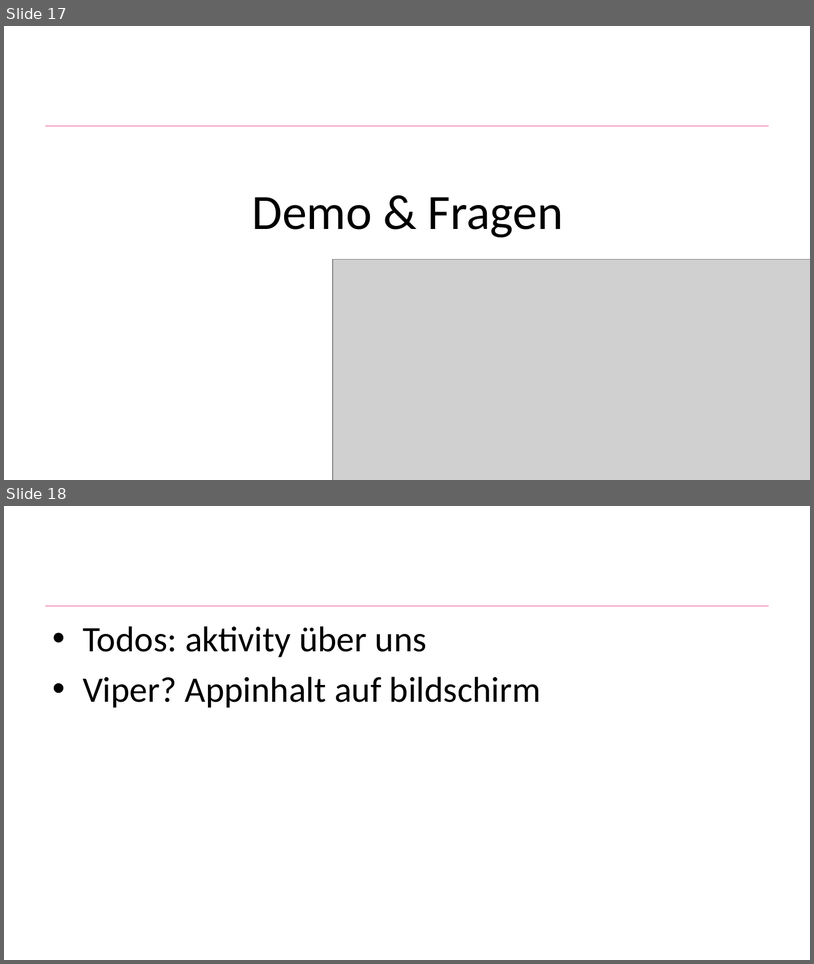
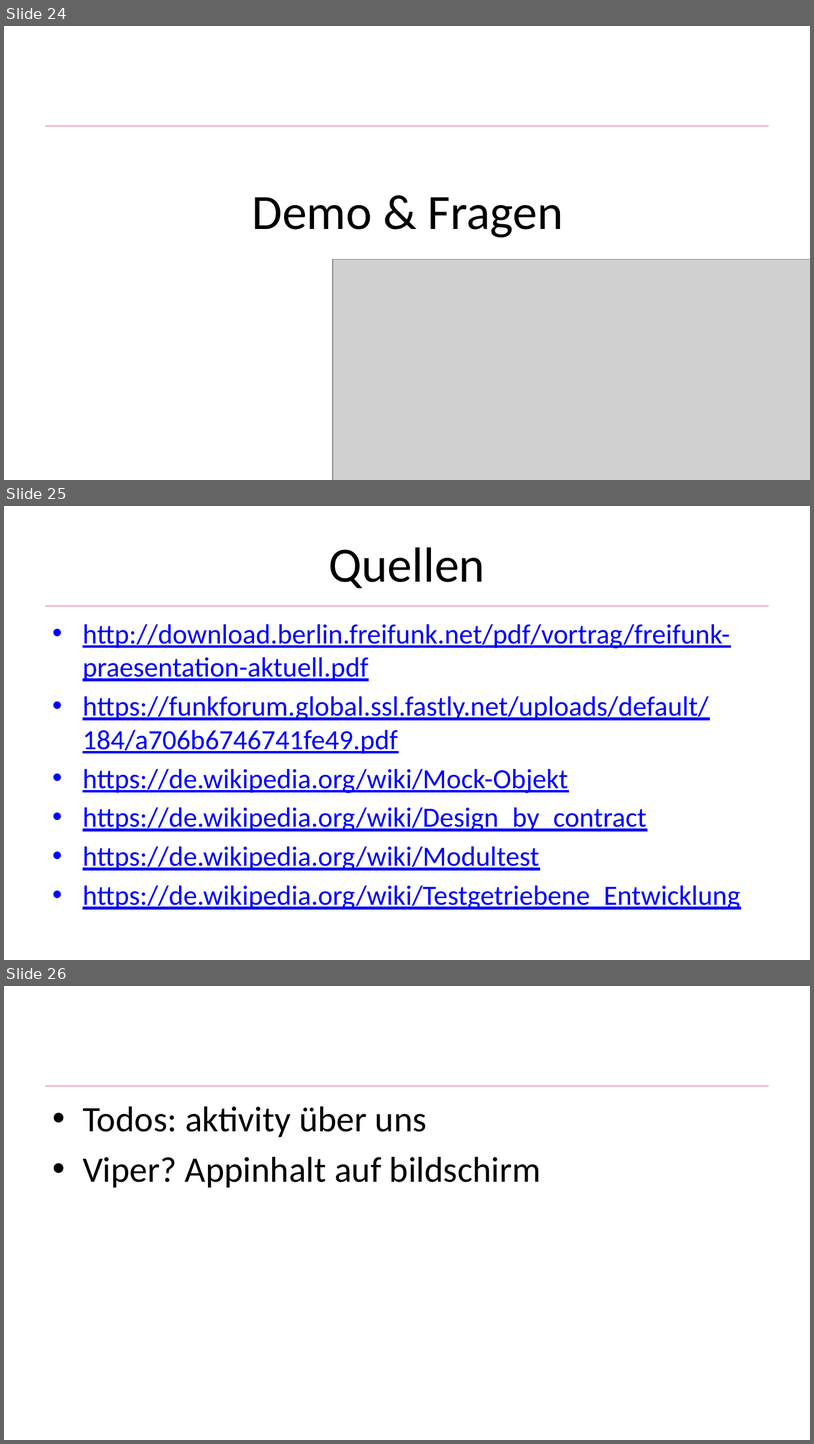
Before and after one commit to He1md4ll/MobileMeshViewer, a slide deck: docs/mobile_meshviewer_praezi.pptx. Shown one above the other, each under a label of ours: slides 17 and 18 before the commit, slides 24, 25 and 26 after it. The pictures are 814x964 and 814x1444 pixels, drawn with LibreOffice and Linux fonts; fonts in the diff are those of the drawing; grey boxes stand for pictures; background and template pictures are left out. Boxes give left, top, right and bottom in pixels: in the first picture for what was removed or moved away, otherwise in the second. Text is boxed around its words. In the diff, an @@ line names an element or a change of style, - is before the commit and + after.

Commit message:
added some content to presentation (freifunk basics, motivation, basics testing)

```diff
--- a/docs/mobile_meshviewer_praezi.pptx
+++ b/docs/mobile_meshviewer_praezi.pptx
@@ slide 25 added at [4,506,810,960], background #FFFFFF; not listed: 1 template element that a slide beside it also shows @@
@@ title added at [329,547,485,588], 44 pt, text #000000 @@
+Quellen
@@ text added at [83,624,740,909], 24.8 pt, text #0000FF, underline @@
+• http://download.berlin.freifunk.net/pdf/vortrag/freifunk-praesentation-aktuell.pdf
+• https://funkforum.global.ssl.fastly.net/uploads/default/184/a706b6746741fe49.pdf
+• https://de.wikipedia.org/wiki/Mock-Objekt
+• https://de.wikipedia.org/wiki/Design_by_contract
+• https://de.wikipedia.org/wiki/Modultest
+• https://de.wikipedia.org/wiki/Testgetriebene_Entwicklung
@@ what was slide 17 is now slide 24 @@
@@ what was slide 18 is now slide 26 @@
```
Also in this commit, not shown: 7 slides changed, 7 other slides added.
